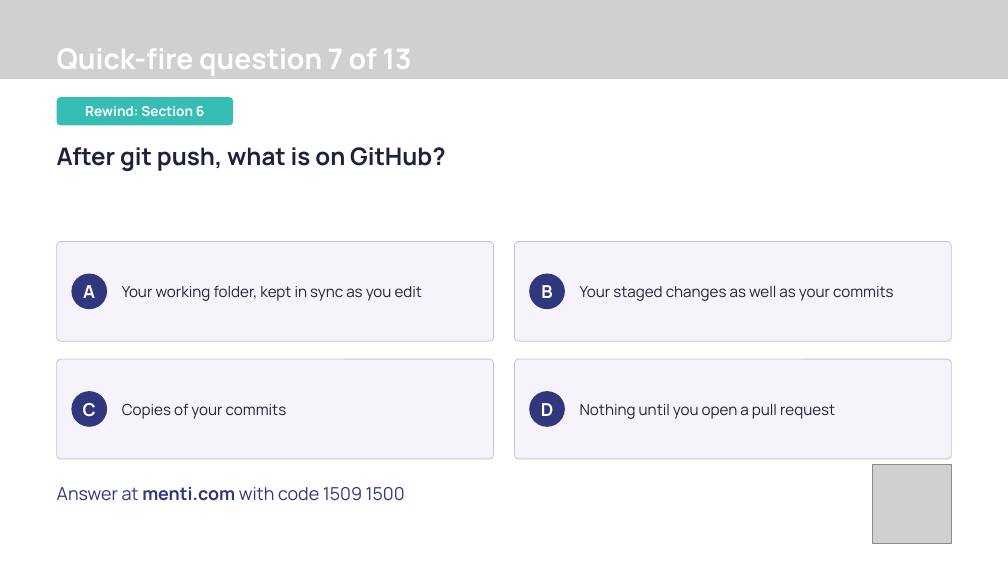
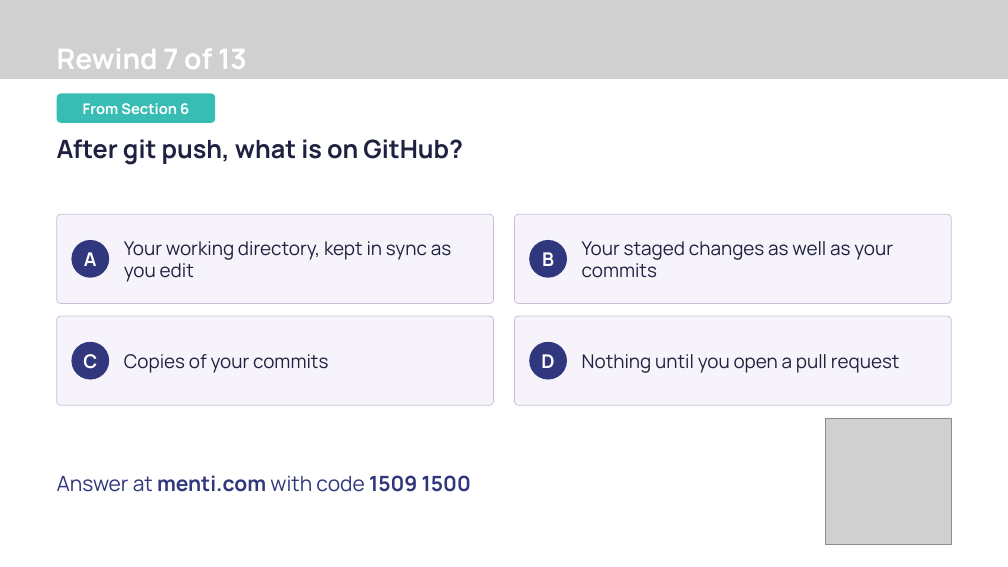
Before and after one commit to Revolution-Data-Platforms/Introduction-to-Git-Workshop, a slide deck: slide 33 of presentation/introduction-to-git-workshop.pptx. Drawn at 1008x567 pixels with LibreOffice and Linux fonts; fonts in the diff are those of the drawing; grey boxes stand for pictures; background and template pictures are left out. Boxes give left, top, right and bottom in pixels: in the first picture for what was removed or moved away, otherwise in the second. Text is boxed around its words. In the diff, an @@ line names an element or a change of style, - is before the commit and + after.

```diff
--- a/presentation/introduction-to-git-workshop.pptx
+++ b/presentation/introduction-to-git-workshop.pptx
@@ text at [57,49,247,69]: text changed @@
-Quick-fire question 7 of 13
+Rewind 7 of 13
@@ rounded rectangle "From Section 6": place and size @@
-rounded rectangle "From Section 6" at [56,97,233,125]
+rounded rectangle "From Section 6" at [56,93,215,122]
@@ text in rounded rectangle at [83,103,189,114]: text changed; size 19.5 to 21 pt @@
-Rewind: Section 6
+From Section 6
@@ text "After git push, what is ...": place and size @@
-text "After git push, what is ..." at [57,147,445,171]
+text "After git push, what is ..." at [57,139,463,165]
@@ text "After git push, what is ..." at [57,139,463,165]: size 34.5 to 36 pt @@
@@ rounded rectangle: place and size @@
-rounded rectangle at [56,241,493,341]
+rounded rectangle at [56,214,493,303]
@@ rounded rectangle: place and size @@
-rounded rectangle at [515,241,952,341]
+rounded rectangle at [515,214,952,303]
@@ text "Your staged changes as well ...": place and size @@
-text "Your staged changes as well ..." at [580,286,894,301]
+text "Your staged changes as well ..." at [582,241,893,278]
@@ ellipse "A": place and size @@
-ellipse "A" at [72,274,107,309]
+ellipse "A" at [72,240,109,278]
@@ text at [124,241,451,282]: text changed; size 21.8 to 27 pt @@
-Your working folder, kept in sync as you edit
+Your working directory, kept in sync as you edit
@@ ellipse "B": place and size @@
-ellipse "B" at [529,274,565,309]
+ellipse "B" at [529,240,567,278]
@@ rounded rectangle: place and size @@
-rounded rectangle at [56,359,493,459]
+rounded rectangle at [56,316,493,405]
@@ text "Copies of your commits": place and size @@
-text "Copies of your commits" at [122,404,287,419]
+text "Copies of your commits" at [124,354,328,373]
@@ proportions changed in 5 elements at [56,214,493,303], [515,214,952,303], [56,93,215,122], [56,316,493,405], [515,316,952,405] @@
@@ rounded rectangle: place and size @@
-rounded rectangle at [515,359,952,459]
+rounded rectangle at [515,316,952,405]
@@ size 21.8 to 27 pt in 3 elements at [582,241,893,278], [124,354,328,373], [582,354,900,373] @@
@@ text "Nothing until you open a ...": place and size @@
-text "Nothing until you open a ..." at [580,404,835,419]
+text "Nothing until you open a ..." at [582,354,900,373]
@@ ellipse "C": place and size @@
-ellipse "C" at [72,391,107,427]
+ellipse "C" at [72,342,109,380]
@@ size 25.5 to 27 pt in 4 elements at [72,240,109,278], [529,240,567,278], [72,342,109,380], [529,342,567,380] @@
@@ ellipse "D": place and size @@
-ellipse "D" at [529,391,565,427]
+ellipse "D" at [529,342,567,380]
@@ picture: place and size @@
-picture at [872,464,951,543]
+picture at [826,418,952,544]
@@ text "Answer at menti.com with code ...": place and size @@
-text "Answer at menti.com with code ..." at [57,487,405,501]
+text "Answer at menti.com with code ..." at [57,475,471,492]
@@ text "Answer at menti.com with code ..." at [57,475,471,492]: size 25.5 to 30 pt; bold on in "1509 1500"; vertical alignment top to middle @@
```
Also in this commit, not shown: 43 other slides changed, 13 other files.
